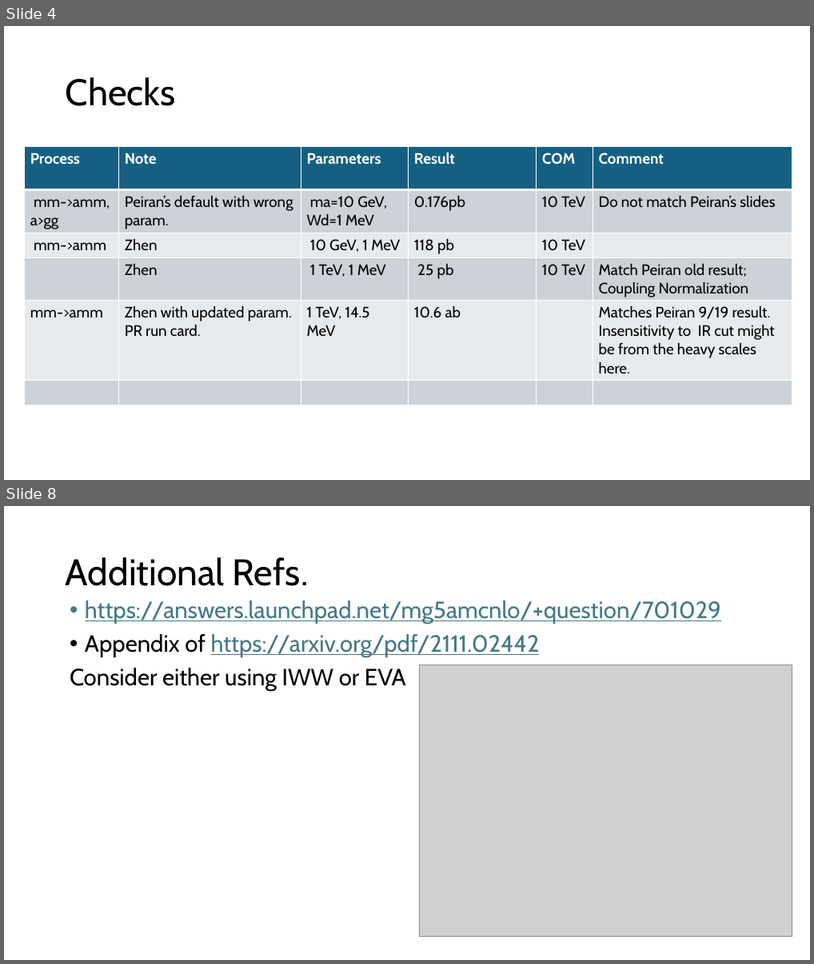
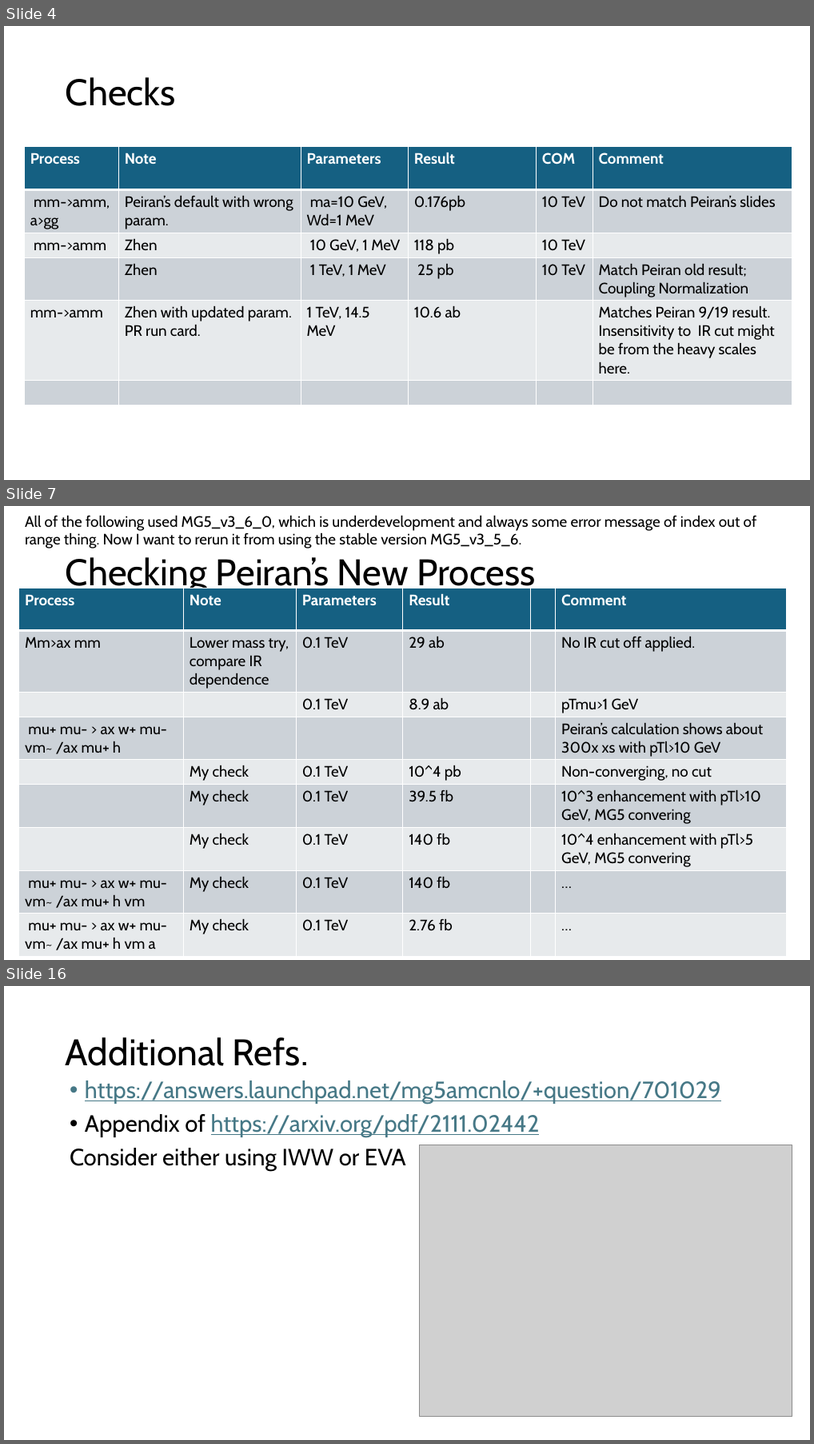
Before and after one commit to ZhenLiuPhys/AxionMuC, a slide deck: Slides/ZL_note_productions.pptx. Shown one above the other, each under a label of ours: slides 4 and 8 before the commit, slides 4, 7 and 16 after it; the slides between them are not shown. The pictures are 814x964 and 814x1444 pixels, drawn with LibreOffice and Linux fonts; fonts in the diff are those of the drawing; grey boxes stand for pictures. Boxes give left, top, right and bottom in pixels: in the first picture for what was removed or moved away, otherwise in the second. Text is boxed around its words. In the diff, an @@ line names an element or a change of style, - is before the commit and + after.

Commit message:
calculation update

```diff
--- a/Slides/ZL_note_productions.pptx
+++ b/Slides/ZL_note_productions.pptx
@@ slide 7 added at (4, 506, 810, 960), background #FFFFFF @@
@@ text added at (25, 515, 758, 548), 18 pt, text #000000 @@
+All of the following used MG5_v3_6_0, which is underdevelopment and always some error message of index out of range thing. Now I want to rerun it from using the stable version MG5_v3_5_6.
@@ title added at (66, 557, 535, 594), 44 pt, text #000000 @@
+Checking Peiran’s New Process
@@ table added at (19, 588, 788, 953), 9 rows, 6 columns @@
+Process | Note | Parameters | Result |  | Comment
+Mm>ax mm | Lower mass try, compare IR dependence | 0.1 TeV | 29 ab |  | No IR cut off applied.
+ |  | 0.1 TeV | 8.9 ab |  | pTmu>1 GeV
+mu+ mu- > ax w+ mu- vm~ /ax mu+ h |  |  |  |  | Peiran’s calculation shows about 300x xs with pTl>10 GeV
+ | My check | 0.1 TeV | 10^4 pb |  | Non-converging, no cut
+ | My check | 0.1 TeV | 39.5 fb |  | 10^3 enhancement with pTl>10 GeV, MG5 convering
+ | My check | 0.1 TeV | 140 fb |  | 10^4 enhancement with pTl>5 GeV, MG5 convering
+mu+ mu- > ax w+ mu- vm~ /ax mu+ h vm | My check | 0.1 TeV | 140 fb |  | …
+mu+ mu- > ax w+ mu- vm~ /ax mu+ h vm a | My check | 0.1 TeV | 2.76 fb |  | …
@@ what was slide 8 is now slide 16 @@
```
Also in this commit, not shown: 1 slide changed, 10 other slides added.
